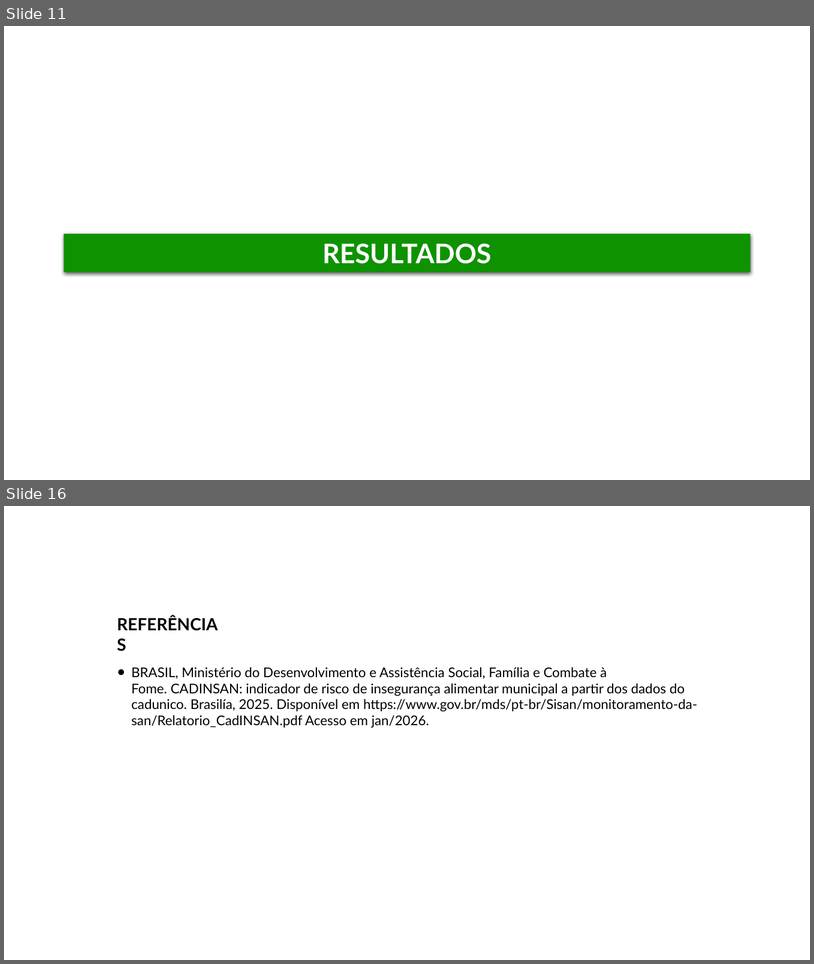
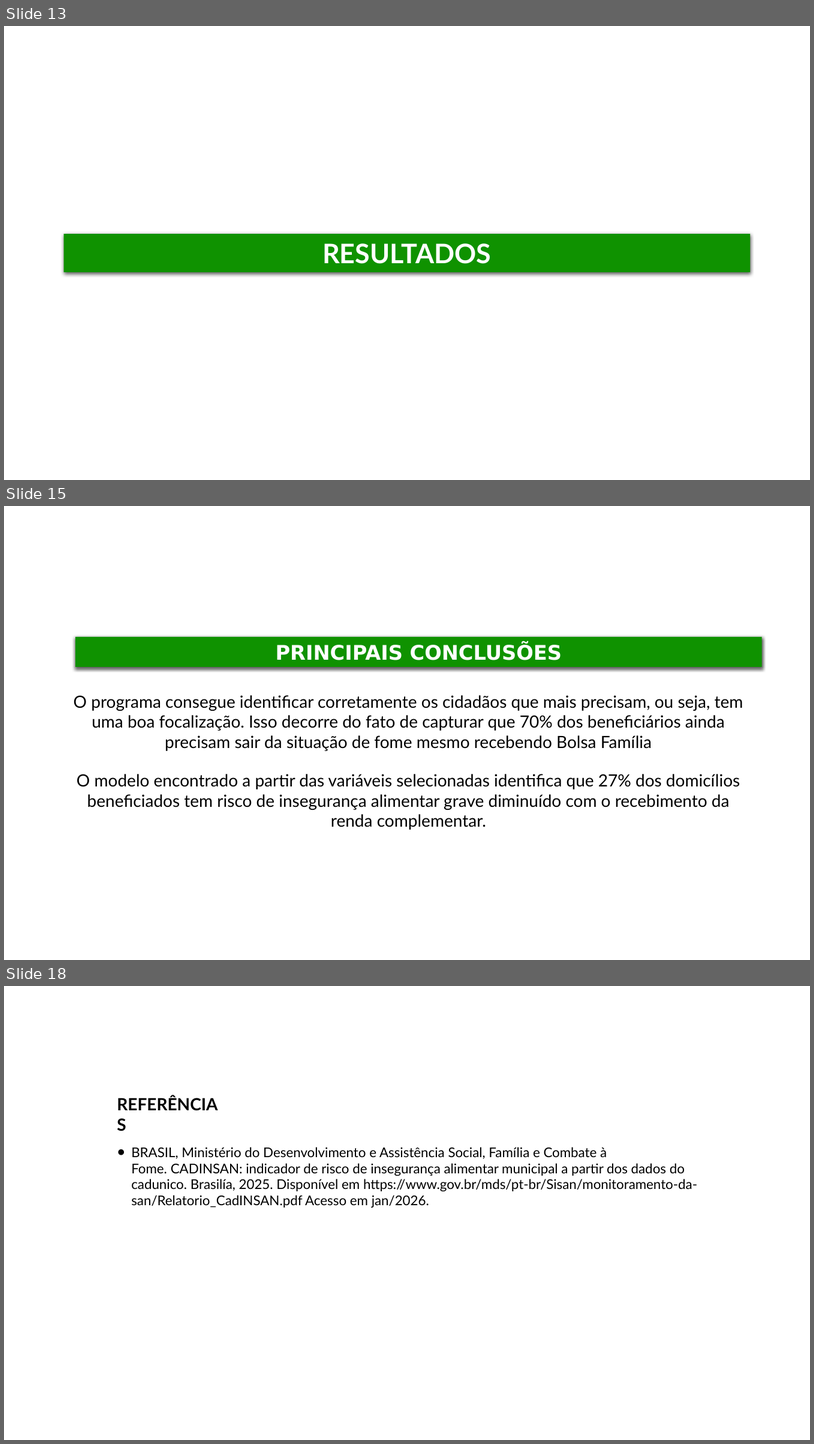
Before and after one commit to DISOC-Estudos-Sociais/indicador_csf, a slide deck: outputs/apresentacao_resultados.pptx. Shown one above the other, each under a label of ours: slides 11 and 16 before the commit, slides 13, 15 and 18 after it; the slides between them are not shown. The pictures are 814x964 and 814x1444 pixels, drawn with LibreOffice and Linux fonts; fonts in the diff are those of the drawing; background and template pictures are left out. Boxes give left, top, right and bottom in pixels: in the first picture for what was removed or moved away, otherwise in the second. Text is boxed around its words. In the diff, an @@ line names an element or a change of style, - is before the commit and + after.

```diff
--- a/outputs/apresentacao_resultados.pptx
+++ b/outputs/apresentacao_resultados.pptx
@@ slide 15 added at [4, 506, 810, 960], background picture (left out) @@
@@ rectangle added at [75, 637, 762, 667], fill #0F9200, 24 pt, text #FFFFFF, bold @@
+PRINCIPAIS CONCLUSÕES
@@ text added at [74, 695, 744, 829], 20 pt, text #000000 @@
+O programa consegue identificar corretamente os cidadãos que mais precisam, ou seja, tem uma boa focalização. Isso decorre do fato de capturar que 70% dos beneficiários ainda precisam sair da situação de fome mesmo recebendo Bolsa Família
+O modelo encontrado a partir das variáveis selecionadas identifica que 27% dos domicílios beneficiados tem risco de insegurança alimentar grave diminuído com o recebimento da renda complementar.
@@ what was slide 11 is now slide 13 @@
@@ what was slide 16 is now slide 18 @@
```
Also in this commit, not shown: 7 slides changed, 2 other slides added, 1 slide removed, 4 other files.
